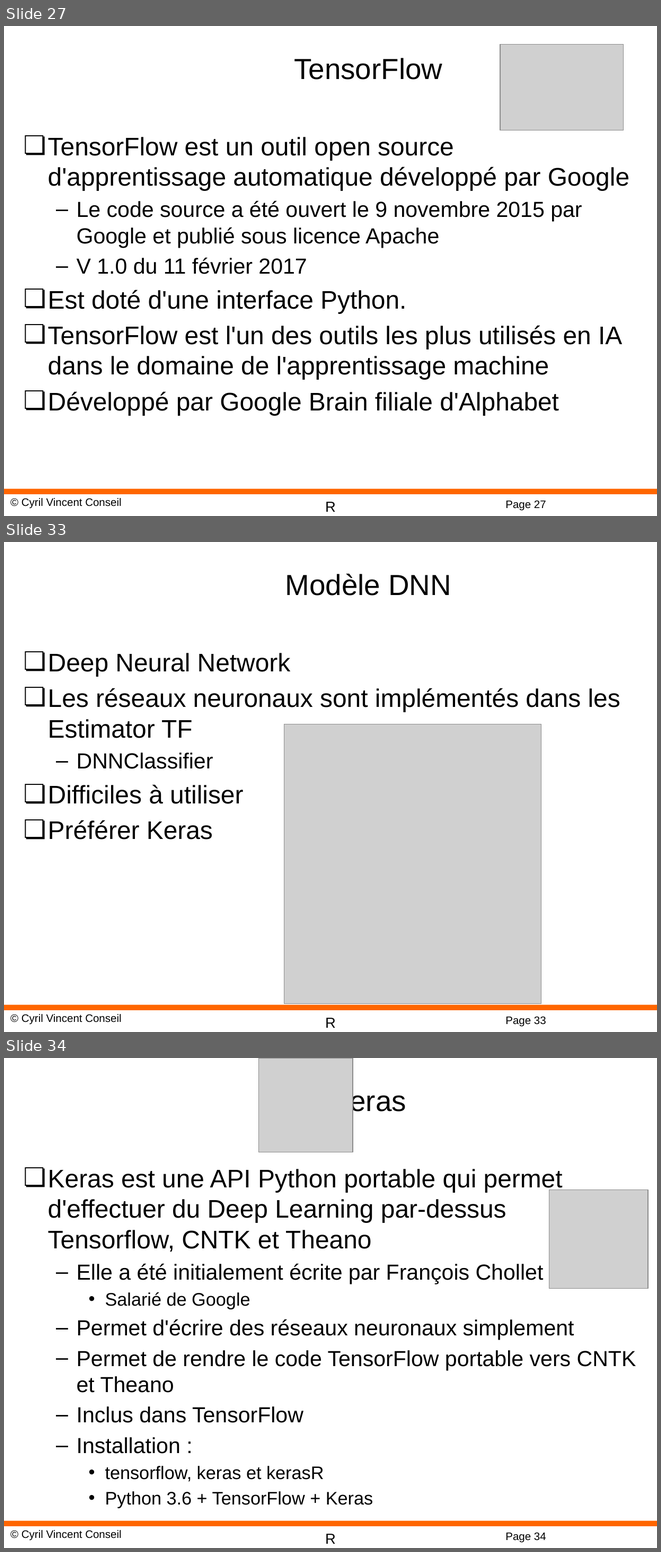
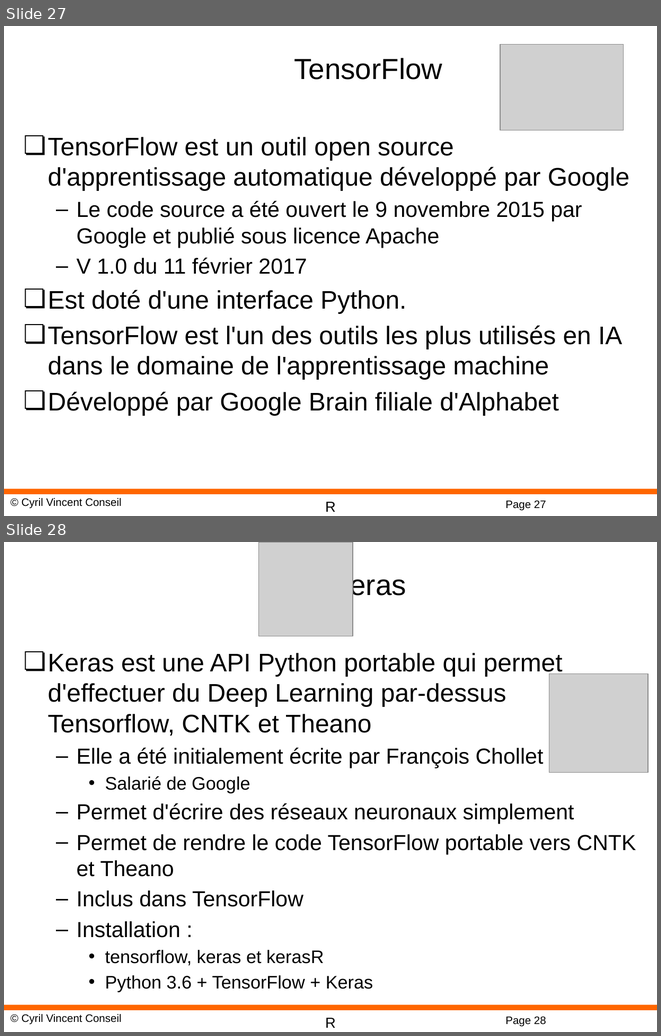
Before and after one commit to cyrilvincent/R, a slide deck: ppt/R-15-DeepLearning.pptx. Shown one above the other, each under a label of ours: slides 27, 33 and 34 before the commit, slides 27 and 28 after it; the slides between them are not shown. The pictures are 661x1552 and 661x1036 pixels, drawn with LibreOffice and Linux fonts; fonts in the diff are those of the drawing; grey boxes stand for pictures; background and template pictures are left out. Boxes give left, top, right and bottom in pixels: in the first picture for what was removed or moved away, otherwise in the second. Text is boxed around its words. In the diff, an @@ line names an element or a change of style, - is before the commit and + after.

```diff
--- a/ppt/R-15-DeepLearning.pptx
+++ b/ppt/R-15-DeepLearning.pptx
@@ slide 33 removed at [4, 542, 657, 1032], background #FFFFFF; not listed: 4 template elements that a slide beside it also shows @@
@@ title removed at [285, 573, 451, 596] @@
-Modèle DNN
@@ text removed at [48, 653, 620, 839] @@
-❏ Deep Neural Network
-❏ Les réseaux neuronaux sont implémentés dans les Estimator TF
-  – DNNClassifier
-❏ Difficiles à utiliser
-❏ Préférer Keras
@@ picture removed at [284, 724, 541, 1004] @@
@@ what was slide 34 is now slide 28 @@
@@ page number at [505, 1016, 546, 1026]: text changed @@
-Page 34
+Page 28
```
Also in this commit, not shown: 1 slide changed, 6 other slides removed, 8 other files.
